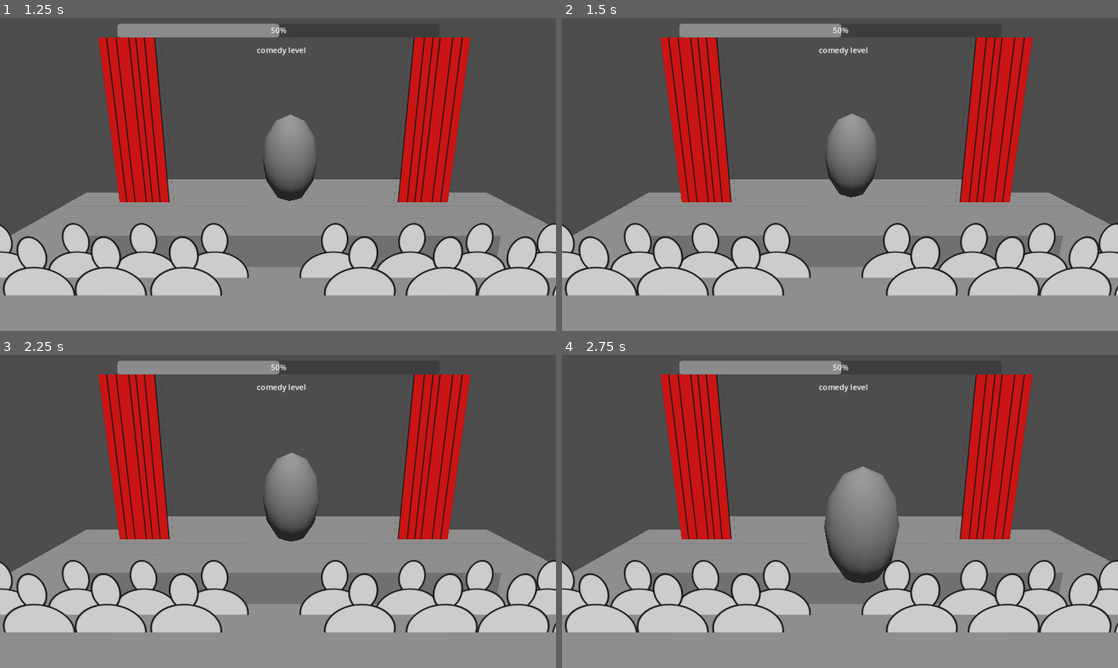
Above: before the commit, frames 1-4 (two rows, left to right).
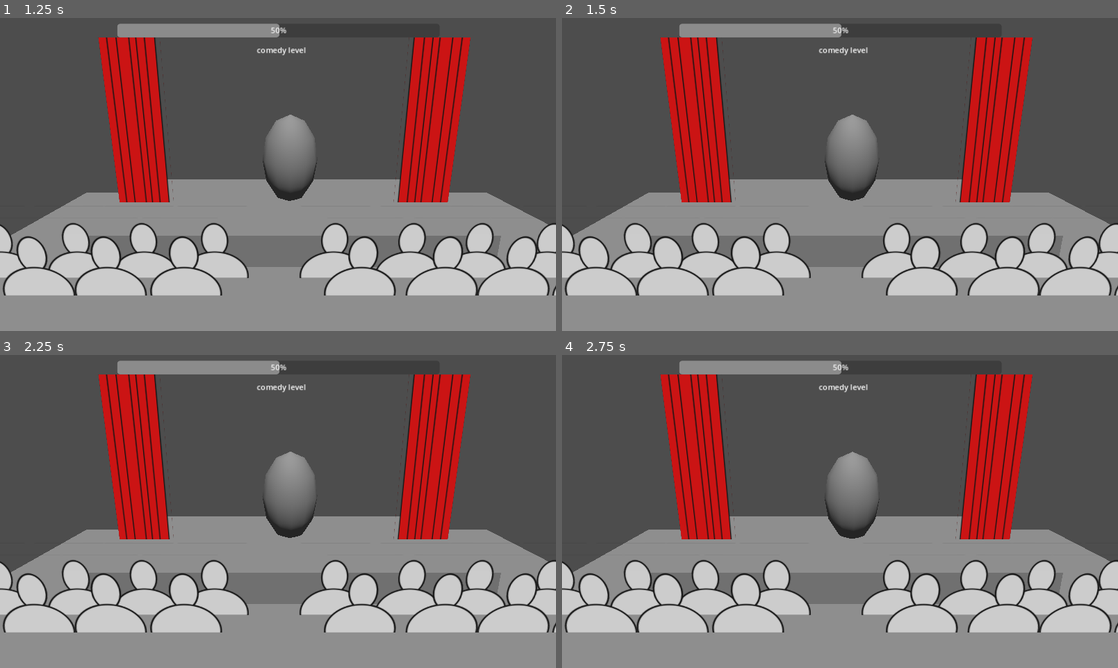
Above: after the commit, the same moments.

Repository: lurppa/barkable
Game: Godot game, scene res://scenes/main.tscn
The game is run twice, just before and just after one commit, with the same random seed, the same clock (stepped at 60 frames per second) and the same inputs.
Inputs (mouse positions are in pixels of both pictures, inside the frame that each line leads up to):
- Up to frame 1 (1.25 s): click "Start :)" at 0.5 s
- Up to frame 2 (1.5 s): tap Enter (ui_accept) at 1.25 s; move the mouse to (962, 158) at 1.27 s; hold D (Move Right) from 1.28 s (still down); tap S (Move Front) at 1.35 s
- Up to frame 3 (2.25 s): tap Enter (ui_accept) at 1.52, 2 s; move the mouse to (166, 527) at 2.02 s; release D (Move Right) at 2.03 s; hold W (Move Back) from 2.03 s (still down); tap S (Move Front) at 2.1 s
- Up to frame 4 (2.75 s): keep holding W (Move Back); tap Enter (ui_accept) at 2.27 s

Frame 1 is identical in both runs. In frame 2, 0.2% of the frame differs, in the area x 47-57%, y 30-59%; in frame 3, 0.2%; in frame 4, 3.6%, in the area x 47-61%, y 30-73%.

Commit message:
Skelref

Diff:
--- a/scripts/comedian.gd
+++ b/scripts/comedian.gd
@@ -6,6 +6,7 @@
 const SPEED = 3.0
 
 @export_node_path var fall_trigger_path
+@export var ragdoll_skeleton : Skeleton3D
 
 # Get the gravity from the project settings to be synced with RigidBody nodes.
 var gravity = ProjectSettings.get_setting("physics/3d/default_gravity")
@@ -32,7 +33,7 @@
 	# Get the input direction and handle the movement/deceleration.
 	# As good practice, you should replace UI actions with custom gameplay actions.
 	var input_dir = Input.get_vector("Move Left", "Move Right", "Move Back", "Move Front")
-	var direction = (transform.basis * Vector3(0, 0,moveSpeed * - input_dir.y)* delta).normalized()
+	var direction = (transform.basis * Vector3(0, 0,moveSpeed * - input_dir.y)* delta)
 	if direction:
 		velocity.x = direction.x * SPEED
 		velocity.z = direction.z * SPEED
@@ -40,7 +41,6 @@
 		velocity.x = move_toward(velocity.x, 0, SPEED)
 		velocity.z = move_toward(velocity.z, 0, SPEED)
 
-	print(input_dir.distance_squared_to(Vector2(0,0)))
 	#if input_dir.distance_squared_to(Vector2(0,0)) != 0:
 		# var calcrot = atan2(input_dir.y*2,input_dir.x*2) * 57.29
 	#	rotation_degrees.y = calcrot
